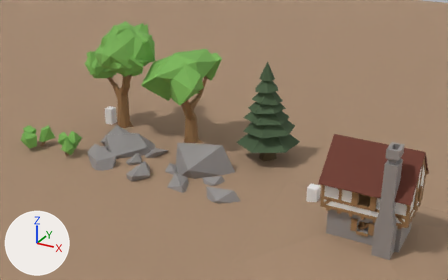
Two versions of the Blender file Blender-environments/RPGGame_Environ.blend, one commit apart.
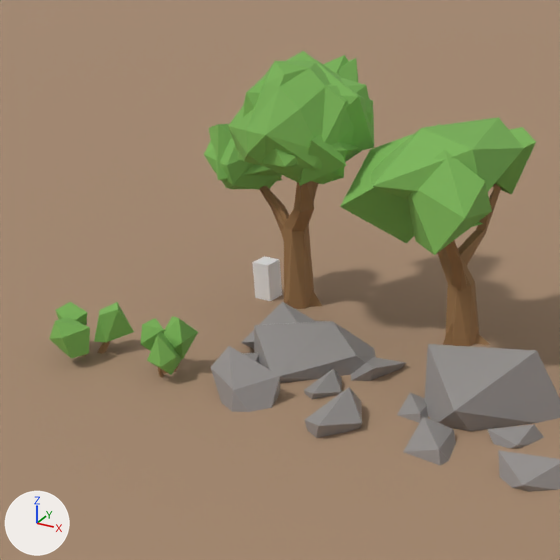
Old and new are each drawn whole from a camera (50 mm lens) standing at (46.0, -57.5, 29.8) and looking at (16.6, -4.1, 3.1) and again close up on the part from 0% to 52% of the width and 0% to 83% of the height. The axes (+X, +Y, +Z) are drawn at lower left. The lights are the same throughout.
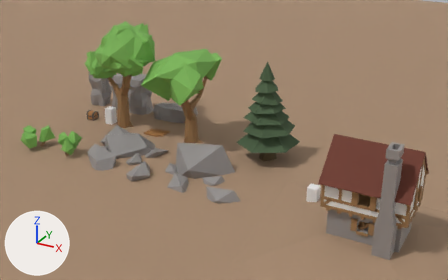
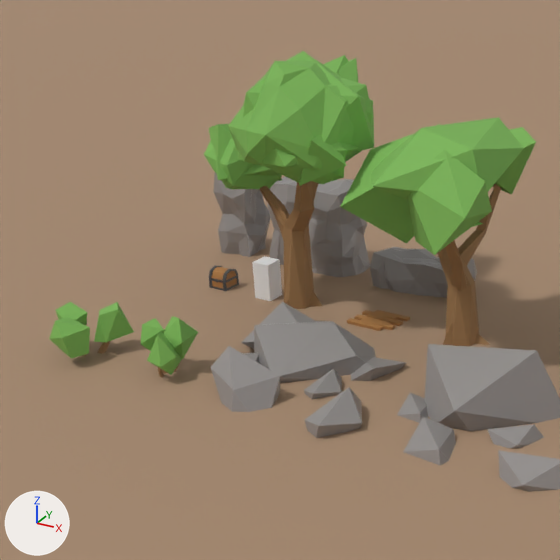
Location of each change, [x1, y1, x2, y2] in pixels of the close-ups (560 x 560 px):
'rock_column_1x1.001', added
    after: [213, 172, 477, 298]
'wood_floor', added (brown)
    after: [347, 310, 410, 331]
'chest_top', added
    after: [209, 265, 238, 283]
    faces in mat_wood (brown #aa7740): [211, 267, 236, 281]
    faces in mat_steel (dark grey #444448): [209, 265, 238, 283]
'chest.003', added
    after: [209, 276, 239, 291]
    faces in mat_steel (dark grey #444448): [209, 276, 239, 291]
    faces in mat_wood (brown #aa7740): [212, 278, 237, 289]

Diff of the bpy script that builds the scene:
```diff
--- a/Blender-environments/RPGGame_Environ.blend.py
+++ b/Blender-environments/RPGGame_Environ.blend.py
@@ mat_wood @@
+mat_wood = principled_material('wood')
+mat_wood.base_color = (0.402, 0.184, 0.0513)  # brown #aa7740
+mat_wood.roughness = 0.8
@@ mat_steel @@
+mat_steel = principled_material('steel')
+mat_steel.base_color = (0.0578, 0.0578, 0.0648)  # dark grey #444448
@@ me_cube_001 @@
+me_cube_001.from_pydata(...)  # 351 vertices, 628 faces; spans x -1.4..14.9, y -1.4..1.5, z -1.3..5.1
+me_cube_001.materials.append(mat_rock)  # grey #928e8c
@@ ob_wood_floor @@
+ob_wood_floor = bpy.data.objects.new('wood_floor', me_cube_002.copy())  # the mesh of ob_wood_floor
+ob_wood_floor.location = (5.0, 0.0, 0.0)
@@ ob_chest_top @@
+ob_chest_top = bpy.data.objects.new('chest_top', me_cube_012.copy())  # the mesh of ob_chest_top
+ob_chest_top.parent = ob_chest_003
+ob_chest_top.matrix_parent_inverse = Matrix(((1.0, 0.0, 0.0, 5.0), (0.0, 1.0, 0.0, 0.0), (0.0, 0.0, 1.0, 0.0), (0.0, 0.0, 0.0, 1.0)))
+ob_chest_top.location = (-5.0, 0.525, 0.5)
+ob_chest_top.rotation_euler = (-0.0197, 0.0, 0.0)  # degrees (-1.1, 0, 0)
@@ ob_chest_003 @@
+ob_chest_003 = bpy.data.objects.new('chest.003', me_cube_015.copy())  # the mesh of ob_chest_003
+ob_chest_003.location = (-5.0, 0.0, 0.0)
@@ ob_rock_column_1x1_001 @@
+ob_rock_column_1x1_001 = bpy.data.objects.new('rock_column_1x1.001', me_cube_001)
+ob_rock_column_1x1_001.location = (-7.5, 5.0, 0.0)
```
